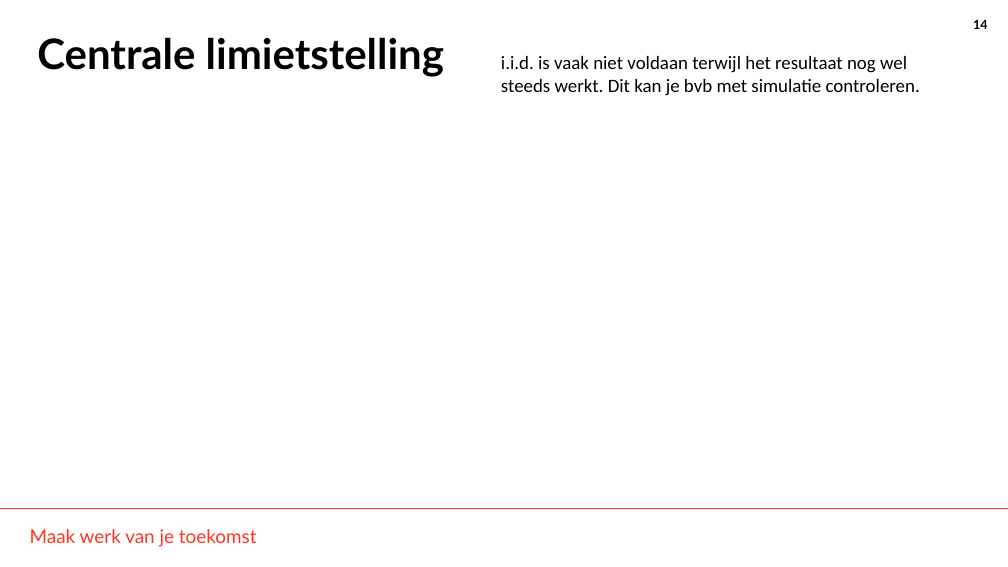
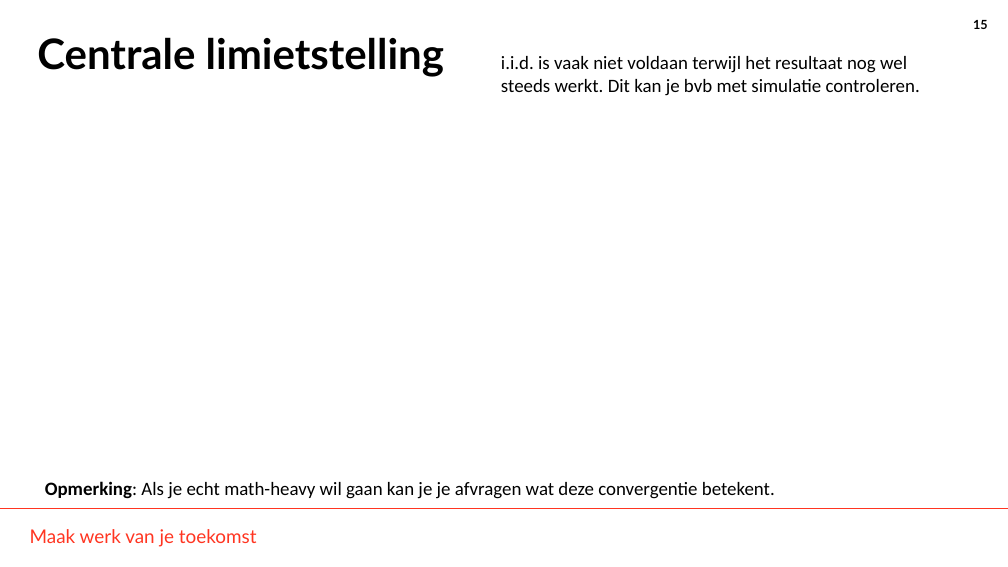
Before and after one commit to THellemans/data-science-syntra-ab, a slide deck: slide 15 of 06 statistiek/06 random sampling and sampling bias/06 random sampling and sampling bias.pptx (slide 14 before the commit). Drawn at 1008x567 pixels with LibreOffice and Linux fonts; fonts in the diff are those of the drawing; grey boxes stand for pictures; background and template pictures are left out. Boxes give left, top, right and bottom in pixels: in the first picture for what was removed or moved away, otherwise in the second. Text is boxed around its words. In the diff, an @@ line names an element or a change of style, - is before the commit and + after.

```diff
--- a/06 statistiek/06 random sampling and sampling bias/06 random sampling and sampling bias.pptx
+++ b/06 statistiek/06 random sampling and sampling bias/06 random sampling and sampling bias.pptx
@@ page number at <box>973,20,988,29</box>: text changed @@
-14
+15
@@ text added at <box>45,481,775,499</box>, 18 pt, text #000000 @@
+Opmerking: Als je echt math-heavy wil gaan kan je je afvragen wat deze convergentie betekent.
```
Also in this commit, not shown: 4 other slides changed, 5 slides added, 29 other files.
